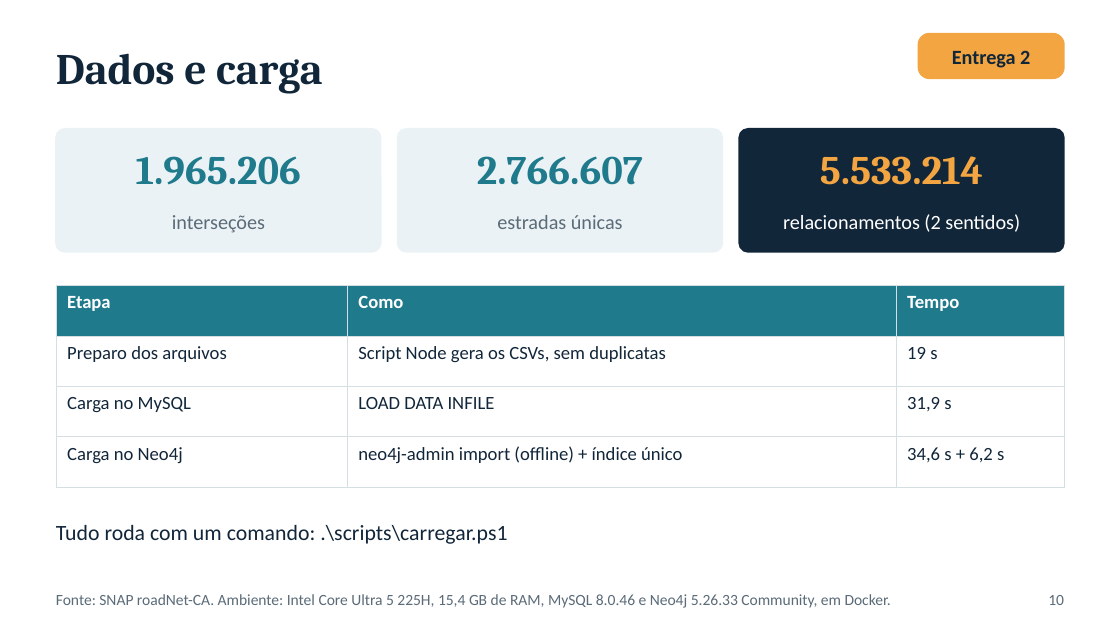
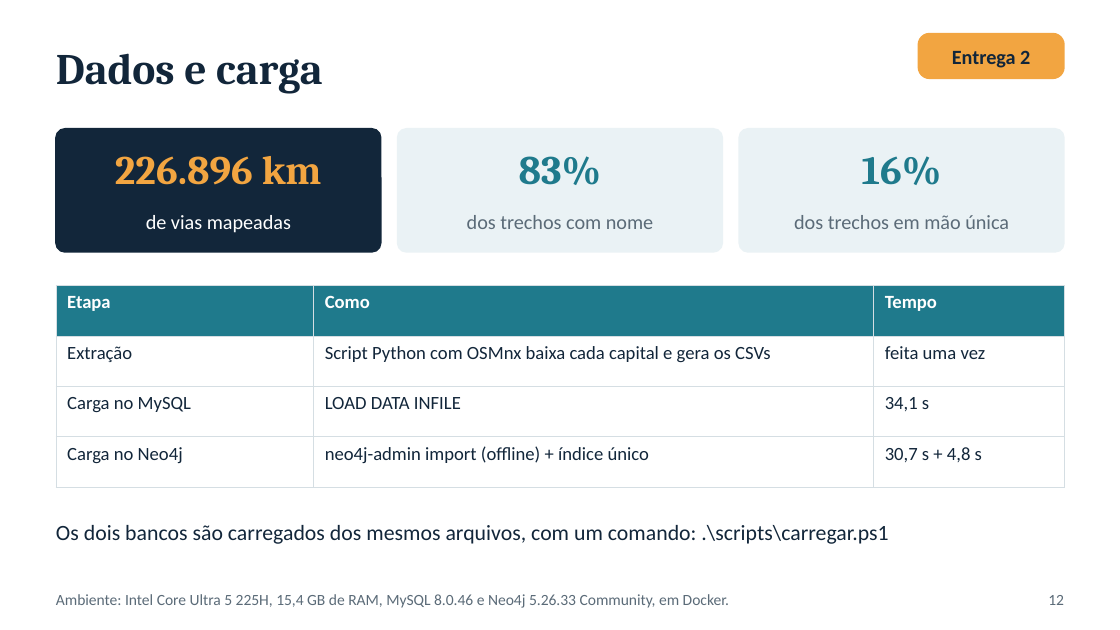
Before and after one commit to Sofyaolvs/projeto3-nosql-grafos, a slide deck: slide 12 of Entrega1-Projeto3-NoSQL-Grafos.pptx (slide 10 before the commit). Drawn at 1120x630 pixels with LibreOffice and Linux fonts; fonts in the diff are those of the drawing. Boxes give left, top, right and bottom in pixels: in the first picture for what was removed or moved away, otherwise in the second. Text is boxed around its words. In the diff, an @@ line names an element or a change of style, - is before the commit and + after.

```diff
--- a/Entrega1-Projeto3-NoSQL-Grafos.pptx
+++ b/Entrega1-Projeto3-NoSQL-Grafos.pptx
@@ rounded rectangle at bbox=[56, 129, 381, 252]: fill #EAF2F5 to #12263A; outline #EAF2F5 1 pt to #12263A 1 pt @@
@@ rounded rectangle at bbox=[739, 129, 1064, 252]: fill #12263A to #EAF2F5; outline #12263A 1 pt to #EAF2F5 1 pt @@
@@ text at bbox=[115, 156, 322, 185]: text changed; text colour #1F7A8C to #F2A541 @@
-1.965.206
+226.896 km
@@ text at bbox=[519, 156, 601, 185]: text changed @@
-2.766.607
+83%
@@ text at bbox=[862, 156, 942, 185]: text changed; text colour #F2A541 to #1F7A8C @@
-5.533.214
+16%
@@ text at bbox=[146, 215, 291, 233]: text changed; text colour #5B6B78 to #FFFFFF @@
-interseções
+de vias mapeadas
@@ text at bbox=[467, 215, 653, 229]: text changed @@
-estradas únicas
+dos trechos com nome
@@ text at bbox=[794, 215, 1009, 229]: text changed; text colour #FFFFFF to #5B6B78 @@
-relacionamentos (2 sentidos)
+dos trechos em mão única
@@ table at bbox=[56, 286, 1064, 468] @@
-row 2: Preparo dos arquivos | Script Node gera os CSVs, sem duplicatas | 19 s
+row 2: Extração | Script Python com OSMnx baixa cada capital e gera os CSVs | feita uma vez
-row 3, column 3: 31,9 s
+row 3, column 3: 34,1 s
-row 4, column 3: 34,6 s + 6,2 s
+row 4, column 3: 30,7 s + 4,8 s
@@ text at bbox=[56, 525, 888, 544]: text changed @@
-Tudo roda com um comando: .\scripts\carregar.ps1
+Os dois bancos são carregados dos mesmos arquivos, com um comando: .\scripts\carregar.ps1
@@ text at bbox=[56, 594, 729, 608]: text changed @@
-Fonte: SNAP roadNet-CA. Ambiente: Intel Core Ultra 5 225H, 15,4 GB de RAM, MySQL 8.0.46 e Neo4j 5.26.33 Community, em Docker.
+Ambiente: Intel Core Ultra 5 225H, 15,4 GB de RAM, MySQL 8.0.46 e Neo4j 5.26.33 Community, em Docker.
@@ text at bbox=[1048, 595, 1064, 605]: text changed @@
-10
+12
```
Also in this commit, not shown: 7 other slides changed, 2 slides added, 28 other files.
